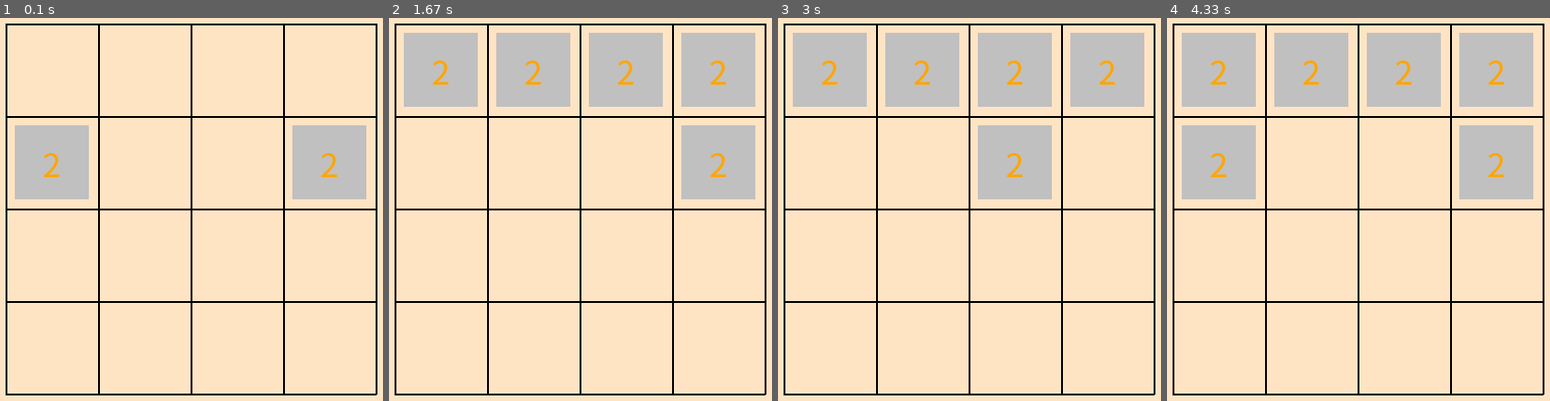
Above: before the commit, frames 1-4 (left to right).
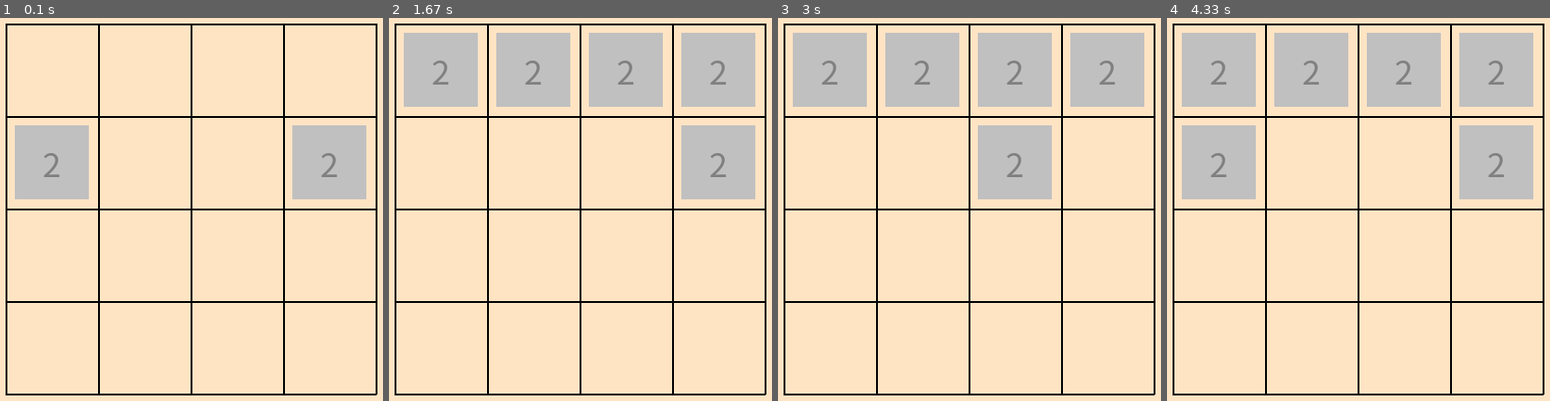
Above: after the commit, the same moments.

Repository: seancheng33/PygameProject
Game: pygame game, started from game2048/game.py
The game is run twice, just before and just after one commit, with the same random seed, the same clock (stepped at 60 frames per second) and the same inputs.
Inputs:
- Up to frame 1 (0.1 s): no input
- Up to frame 2 (1.67 s): tap one key every 0.33 s from 0.33 s: S A D W
- Up to frame 3 (3 s): tap A at 1.67 s
- Up to frame 4 (4.33 s): tap D at 3 s

The runs differ from the first frame. In frame 1, 0.2% of the frame differs, in the area x 11-88%, y 35-42%; in frame 2, 0.5%; in frame 3, 0.5%; in frame 4, 0.6%, in the area x 11-88%, y 11-42%.

Commit message:
块元素的颜色配置文件

Diff:
--- a/game2048/game.py
+++ b/game2048/game.py
@@ -16,6 +16,7 @@
 
     if gameArray[x][y] == 0:
         gameArray[x][y] = 2
+
 
 COLOR_DICT = {'white': (255, 255, 255),  # 白色
               'ivory': (255, 255, 240),  # 象牙色
@@ -45,6 +46,11 @@
               'navy': (0, 0, 128),  # 海军蓝色
               'black': (0, 0, 0),  # 纯黑色
               }
+
+NUM_COLOR_DICT = {'2': COLOR_DICT['gray'], '4': COLOR_DICT['brown'], '8': COLOR_DICT['violet'],
+                  '16': COLOR_DICT['wheat'], '32': COLOR_DICT['coral'], '64': COLOR_DICT['turquoise'],
+                  '128': COLOR_DICT['navy'], '256': COLOR_DICT['olive'], '512': COLOR_DICT['orange'],
+                  '1024': COLOR_DICT['seagreen'], '2048': COLOR_DICT['purple']}
 
 TILE_SIZE = 80
 WINDOW_BLOCK_NUM = 4
@@ -92,7 +98,7 @@
                 tile = pygame.draw.rect(screen, COLOR_DICT['silver'],
                                         ((TILE_SIZE + 20) * i + 110, (TILE_SIZE + 20) * j + 110, TILE_SIZE, TILE_SIZE))
                 tile_text = str(gameArray[i][j])
-                text = tileFont.render(tile_text, True, COLOR_DICT['orange'])
+                text = tileFont.render(tile_text, True, NUM_COLOR_DICT[tile_text])
                 text_rect = text.get_rect()
                 text_rect.center = tile.center
                 screen.blit(text, text_rect)
